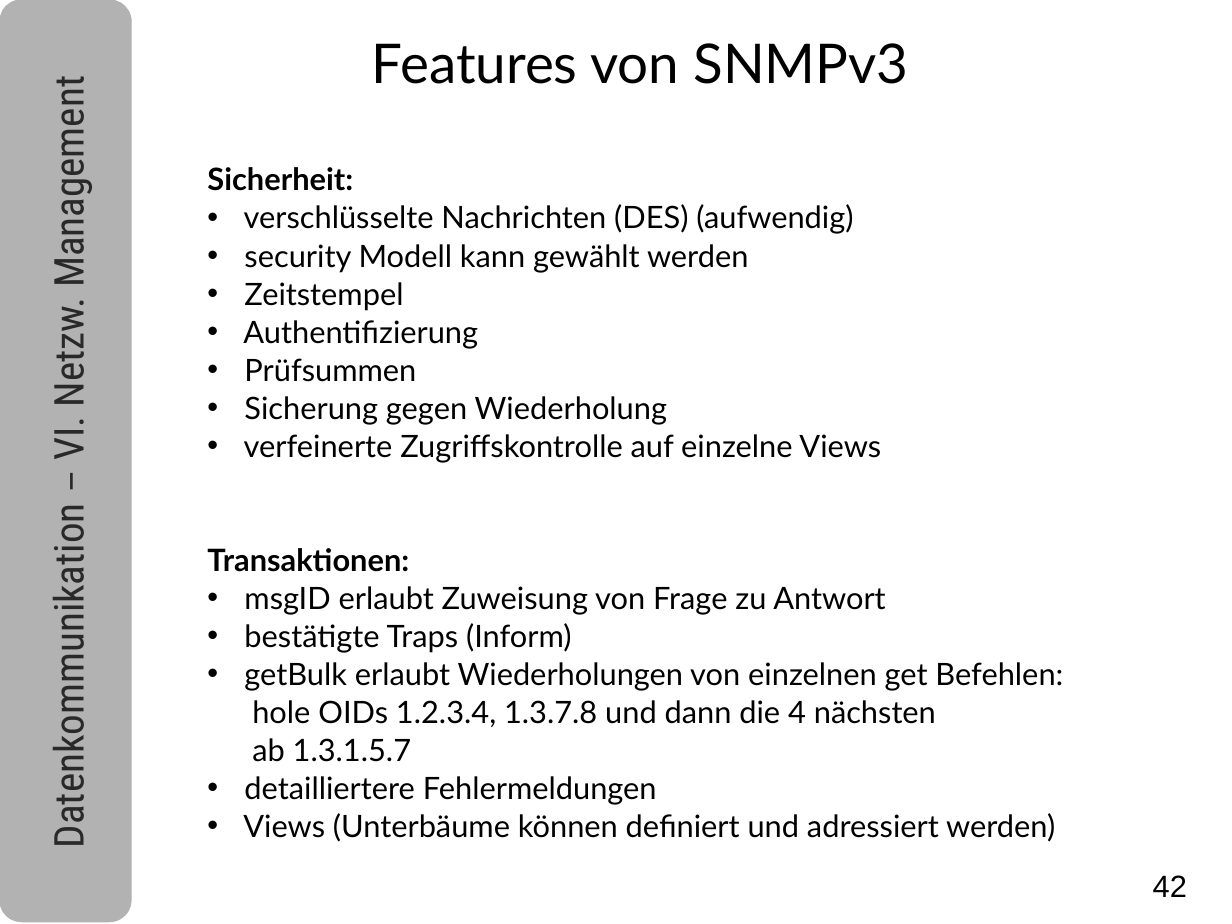
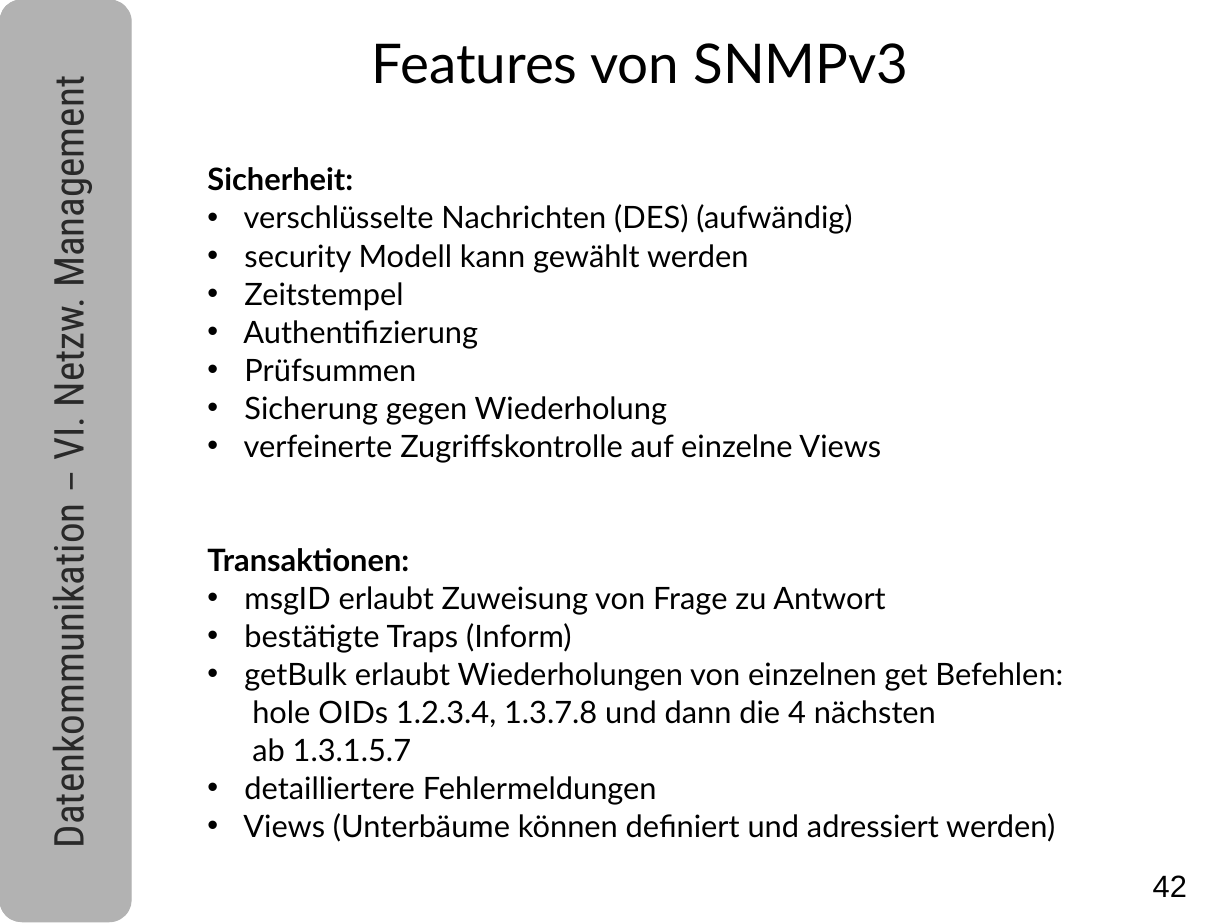
Before and after one commit to tpo/Datenkomm_Skripte, a slide deck: slide 42 of Datenkommunikation_6_Netzwerk_Management_V1.8.odp. Drawn at 1232x924 pixels with LibreOffice and Linux fonts; fonts in the diff are those of the drawing. Boxes give left, top, right and bottom in pixels: in the first picture for what was removed or moved away, otherwise in the second. Text is boxed around its words. In the diff, an @@ line names an element or a change of style, - is before the commit and + after.

```diff
--- a/Datenkommunikation_6_Netzwerk_Management_V1.8.odp
+++ b/Datenkommunikation_6_Netzwerk_Management_V1.8.odp
@@ text at [244,204,852,234]: text changed @@
-• verschlüsselte Nachrichten (DES) (aufwendig)
+• verschlüsselte Nachrichten (DES) (aufwändig)
```
Also in this commit, not shown: 13 other slides changed, 4 slides added.
